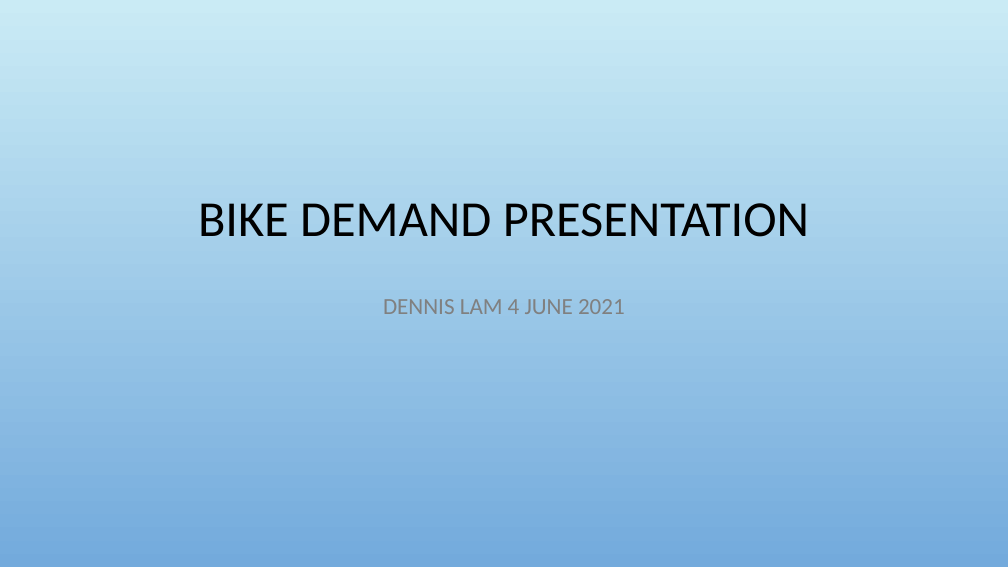
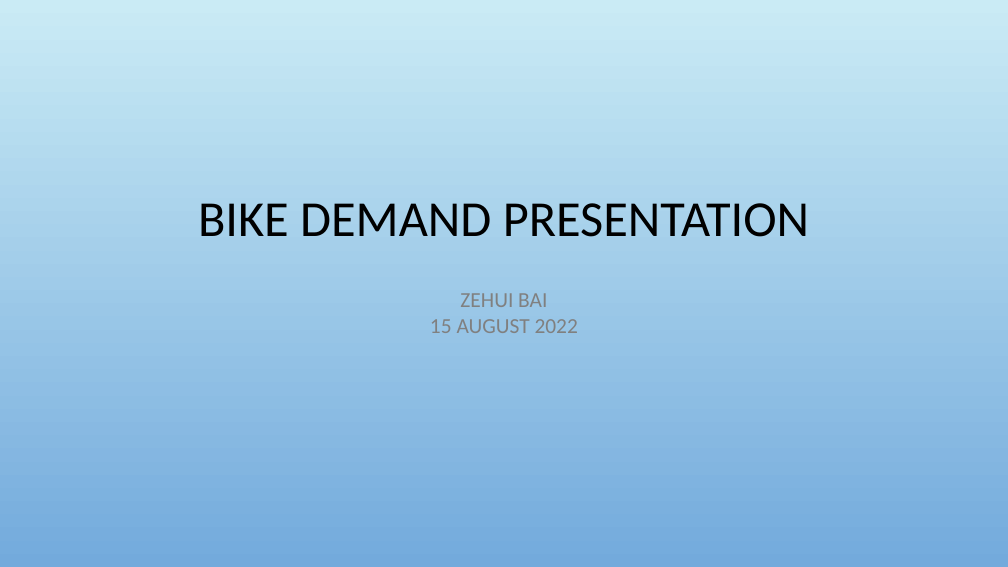
Before and after one commit to Zehuibai/Professional-Development, a slide deck: slide 1 of IBM-Data Analytics with Excel and R Professional Certificate/Data Science with R Capstone Project/bike.pptx. Drawn at 1008x567 pixels with LibreOffice and Linux fonts; fonts in the diff are those of the drawing; background and template pictures are left out. Boxes give left, top, right and bottom in pixels: in the first picture for what was removed or moved away, otherwise in the second. Text is boxed around its words. In the diff, an @@ line names an element or a change of style, - is before the commit and + after.

```diff
--- a/IBM-Data Analytics with Excel and R Professional Certificate/Data Science with R Capstone Project/bike.pptx
+++ b/IBM-Data Analytics with Excel and R Professional Certificate/Data Science with R Capstone Project/bike.pptx
@@ subtitle at (430,293,578,333): text changed; size 22 to 20.4 pt @@
-DENNIS LAM 4 JUNE 2021
+ZEHUI BAI
+15 AUGUST 2022
```
Also in this commit, not shown: 4 other files.
